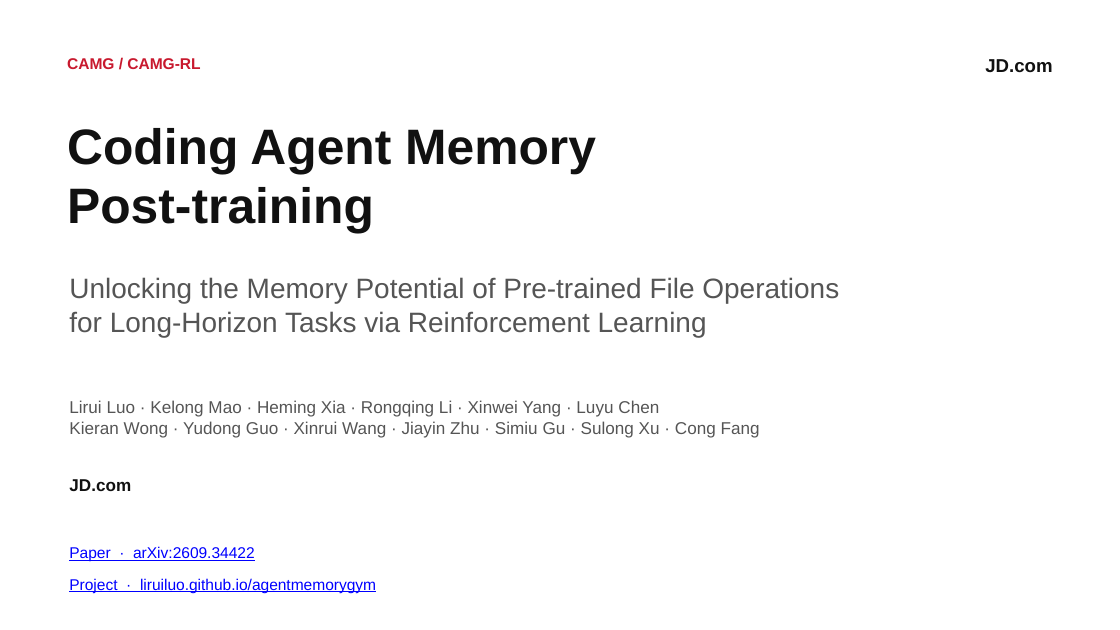
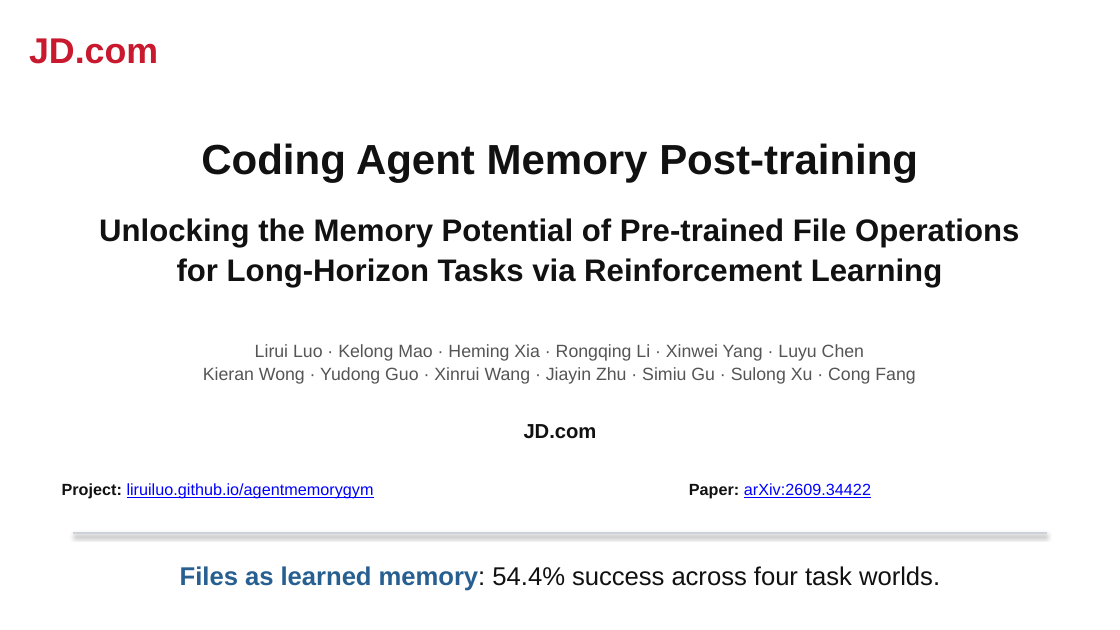
Before and after one commit to liruiluo/agentmemorygym, a slide deck: slide 1 of assets/slides/coding-agent-memory-post-training-slides.pptx. Drawn at 1120x630 pixels with LibreOffice and Linux fonts; fonts in the diff are those of the drawing. Boxes give left, top, right and bottom in pixels: in the first picture for what was removed or moved away, otherwise in the second. Text is boxed around its words. In the diff, an @@ line names an element or a change of style, - is before the commit and + after.

Commit message:
Redesign paper slides to match the CRG academic style

```diff
--- a/assets/slides/coding-agent-memory-post-training-slides.pptx
+++ b/assets/slides/coding-agent-memory-post-training-slides.pptx
@@ text "JD.com": place and size @@
-text "JD.com" at [985,59,1052,72]
+text "JD.com" at [29,38,158,64]
@@ text "JD.com" at [29,38,158,64]: size 12 to 23 pt, text colour #111111 to #C8192E; alignment right to left; line spacing 1 to 1.08 @@
@@ text removed at [67,58,200,69] @@
-CAMG / CAMG-RL
@@ text at [201,143,918,183]: text changed; size 32 to 27 pt @@
-Coding Agent Memory
-Post-training
+Coding Agent Memory Post-training
@@ text "Unlocking the Memory Potential of ...": place and size @@
-text "Unlocking the Memory Potential of ..." at [69,277,839,337]
+text "Unlocking the Memory Potential of ..." at [99,218,1019,287]
@@ text "Unlocking the Memory Potential of ..." at [99,218,1019,287]: size 18 to 20 pt, text colour #555555 to #111111, bold on; alignment left to centre; line spacing 1 to 1.08 @@
@@ text "Lirui Luo · Kelong Mao ...": place and size @@
-text "Lirui Luo · Kelong Mao ..." at [69,400,760,438]
+text "Lirui Luo · Kelong Mao ..." at [203,344,915,384]
@@ text "Lirui Luo · Kelong Mao ..." at [203,344,915,384]: size 11 to 11.4 pt; alignment left to centre; line spacing 1 to 1.08 @@
@@ text "JD.com": place and size @@
-text "JD.com" at [69,479,131,491]
+text "JD.com" at [524,424,597,439]
@@ text "JD.com" at [524,424,597,439]: size 11 to 13 pt; alignment left to centre; line spacing 1 to 1.08 @@
@@ text at [62,483,374,499]: text changed; size 10 to 10.4 pt @@
-Project · liruiluo.github.io/agentmemorygym
+Project: liruiluo.github.io/agentmemorygym
@@ text at [689,483,871,499]: text changed; size 10 to 10.4 pt @@
-Paper · arXiv:2609.34422
+Paper: arXiv:2609.34422
@@ line added from (73, 533) to (1047, 533), #CCD2D8 1.1 pt @@
@@ text added at [180,566,940,591], 16.5 pt, text #111111 @@
+Files as learned memory: 54.4% success across four task worlds.
```
Also in this commit, not shown: 15 slides added, 14 slides removed, 5 other files.
